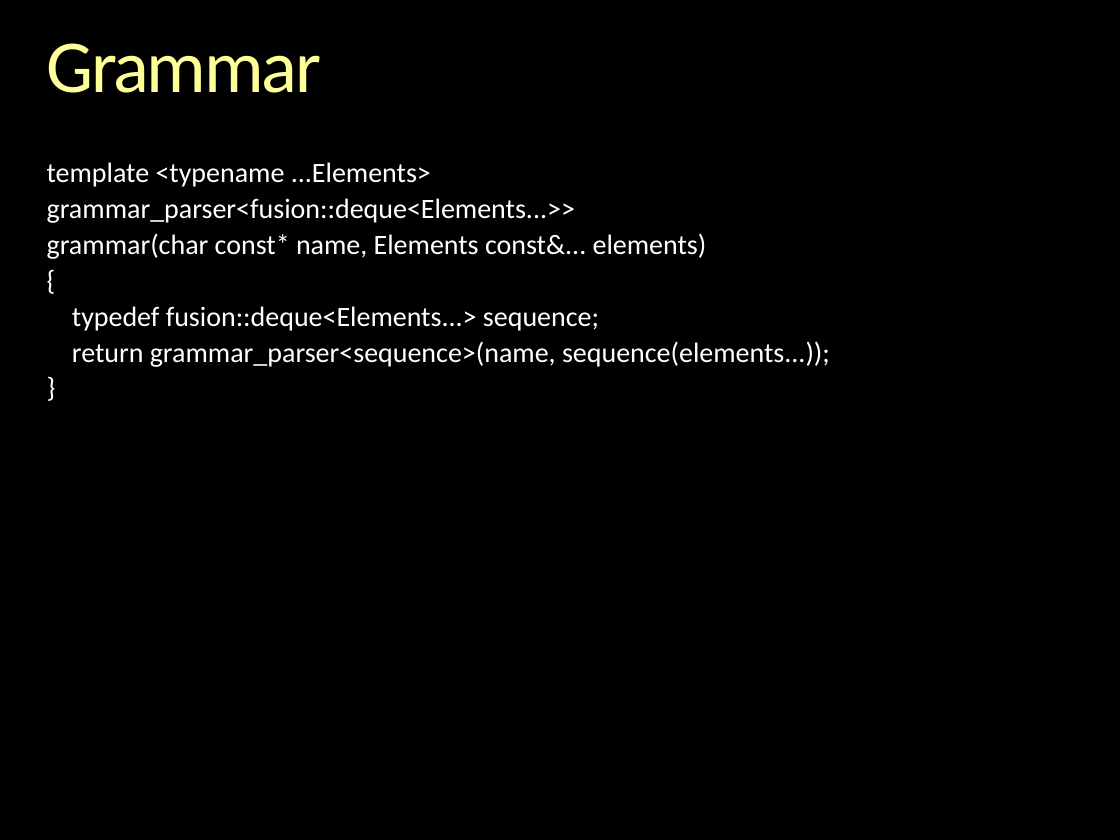
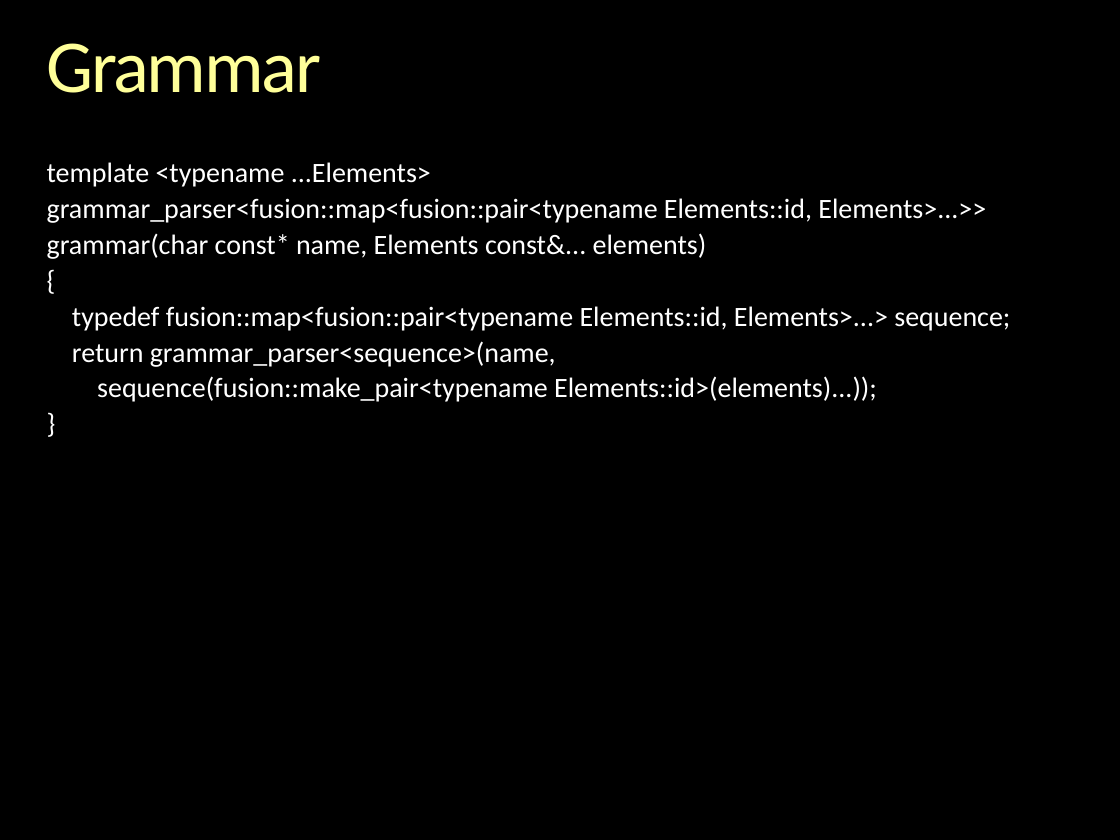
Before and after one commit to boostorg/spirit, a slide deck: slide 108 of libs/spirit/doc/cppnow_2013/Inside Spirit X3.pptx. Drawn at 1120x840 pixels with LibreOffice and Linux fonts; fonts in the diff are those of the drawing; background and template pictures are left out. Boxes give left, top, right and bottom in pixels: in the first picture for what was removed or moved away, otherwise in the second. Text is boxed around its words. In the diff, an @@ line names an element or a change of style, - is before the commit and + after.

Commit message:
slides updates

```diff
--- a/libs/spirit/doc/cppnow_2013/Inside Spirit X3.pptx
+++ b/libs/spirit/doc/cppnow_2013/Inside Spirit X3.pptx
@@ text at <box>47,198,986,223</box>: text changed @@
-grammar_parser<fusion::deque<Elements...>>
+grammar_parser<fusion::map<fusion::pair<typename Elements::id, Elements>...>>
@@ text at <box>72,306,1010,402</box>: text changed @@
-typedef fusion::deque<Elements...> sequence;
-return grammar_parser<sequence>(name, sequence(elements...));
+typedef fusion::map<fusion::pair<typename Elements::id, Elements>...> sequence;
+return grammar_parser<sequence>(name,
+sequence(fusion::make_pair<typename Elements::id>(elements)...));
```
Also in this commit, not shown: 2 other slides changed, 3 slides added.
